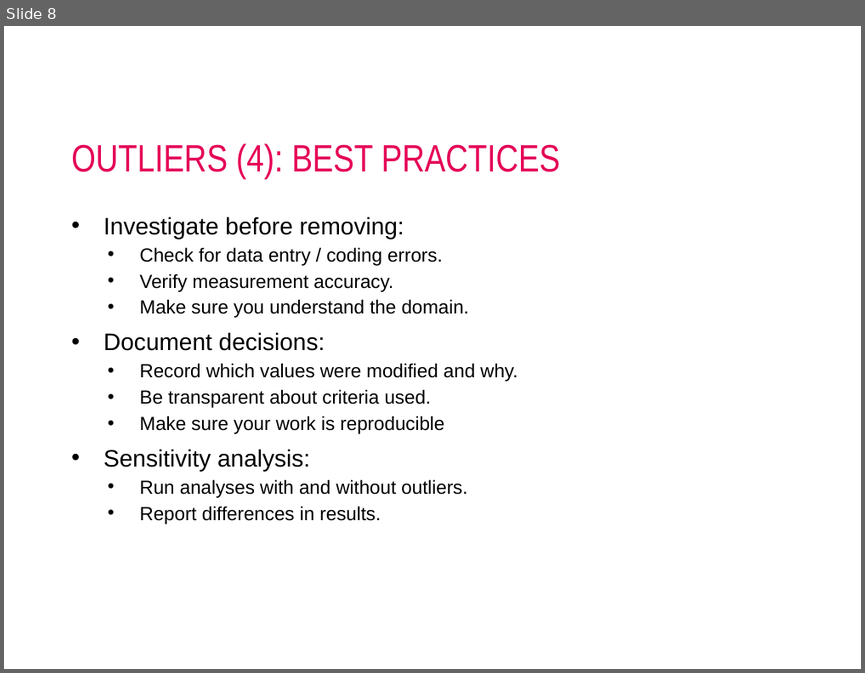
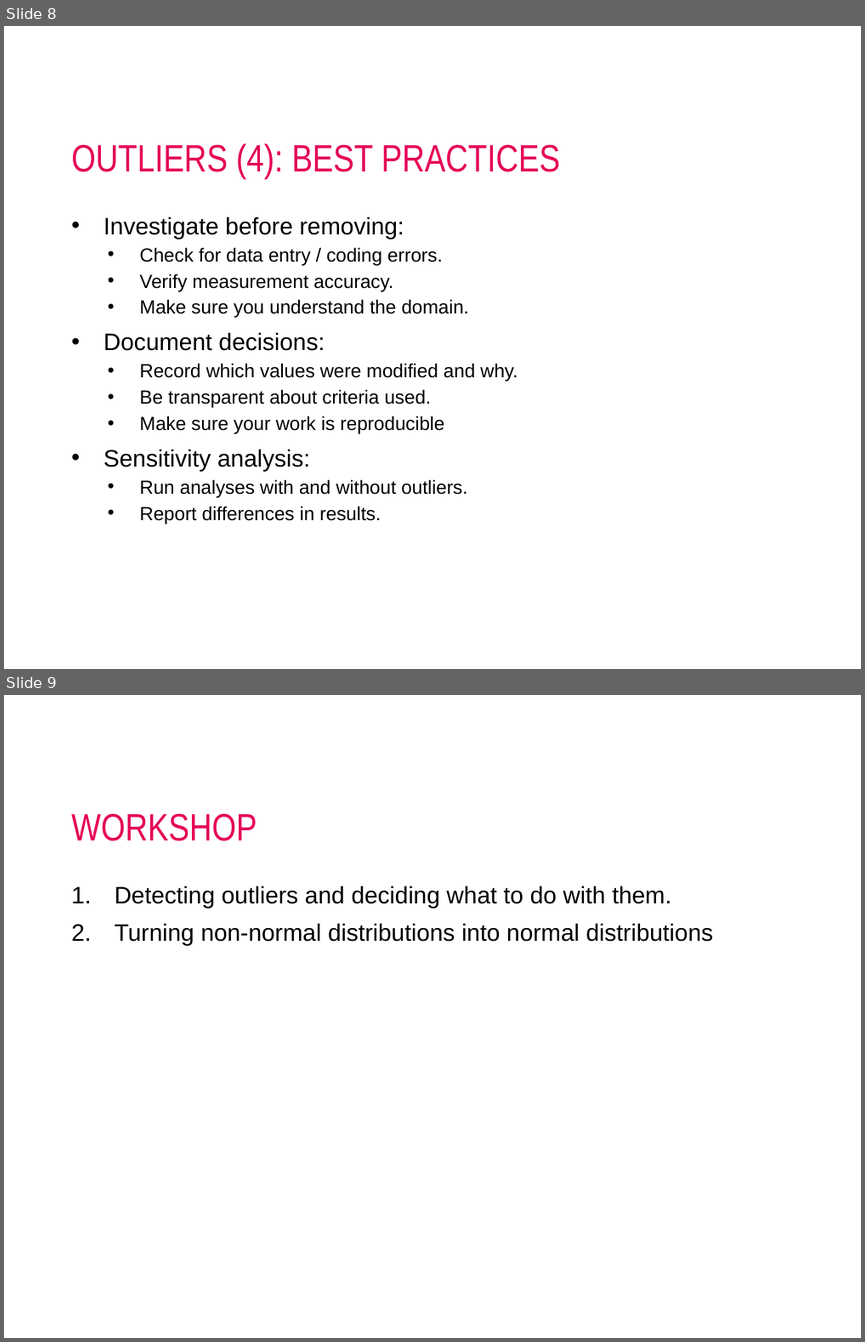
Before and after one commit to AIM-MADS-DATEXP/lesson-outliers-missing-data-erroneous-data, a slide deck: lesson-outliers.pptx. Shown one above the other, each under a label of ours: slide 8 before the commit, slides 8 and 9 after it. The pictures are 865x673 and 865x1342 pixels, drawn with LibreOffice and Linux fonts; fonts in the diff are those of the drawing; background and template pictures are left out. Boxes give left, top, right and bottom in pixels: in the first picture for what was removed or moved away, otherwise in the second. Text is boxed around its words. In the diff, an @@ line names an element or a change of style, - is before the commit and + after.

```diff
--- a/lesson-outliers.pptx
+++ b/lesson-outliers.pptx
@@ slide 9 added at (4, 695, 861, 1338), background #FFFFFF @@
@@ title added at (71, 813, 256, 841), 32 pt, text #E50056 @@
+WORKSHOP
@@ text added at (114, 885, 714, 945), 20 pt, text #000000 @@
+1. Detecting outliers and deciding what to do with them.
+2. Turning non-normal distributions into normal distributions
```
Also in this commit, not shown: 9 other slides added, 3 slides removed.
